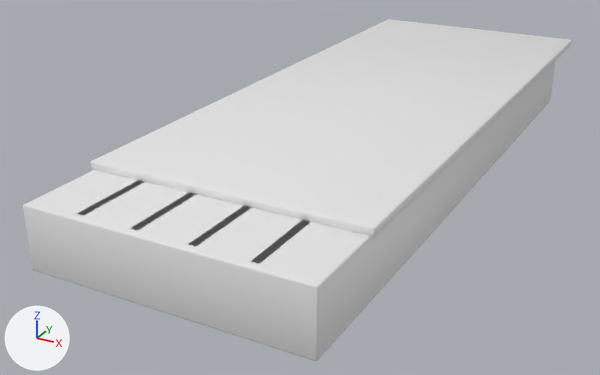
Before and after pictures for a commit that changed the glTF model assets/models/soviet/SM_CoreBox_1979.glb.
Both versions are drawn from a 50 mm camera at (0.529, -1.134, 0.509) aimed at (-0.078, -0.031, -0.042). The axes (+X, +Y, +Z) are drawn at lower left. The lights are the same throughout. The picture after the commit comes second. Where no turn or scale is listed for an object, it has been applied to the vertices.

Before the edit, the objects in view are built like this:
```python
mat_m_plywood = principled_material('M_Plywood')
mat_m_plywood.base_color = (0.8, 0.8, 0.8)  # white #e7e7e7
mat_m_wood_core = principled_material('M_Wood_Core')
mat_m_wood_core.base_color = (0.8, 0.8, 0.8)  # white #e7e7e7
me_lid_plywood_mesh = bpy.data.meshes.new('Lid_Plywood_Mesh')
me_lid_plywood_mesh.from_pydata(...)  # 56 vertices, 108 faces; spans x -0.205..0.205, y -0.375..0.615, z 0.089..0.101
me_lid_plywood_mesh.materials.append(mat_m_plywood)  # white #e7e7e7
me_sm_corebox_1979_mesh = bpy.data.meshes.new('SM_CoreBox_1979_Mesh')
me_sm_corebox_1979_mesh.from_pydata(...)  # 280 vertices, 540 faces; spans x -0.2..0.2, y -0.5..0.5, z 0.0..0.09
me_sm_corebox_1979_mesh.materials.append(mat_m_wood_core)  # white #e7e7e7
ob_lid_plywood = bpy.data.objects.new('Lid_Plywood', me_lid_plywood_mesh)
ob_lid_plywood.location = (0.0, 0.0, 0.0)
ob_sm_corebox_1979 = bpy.data.objects.new('SM_CoreBox_1979', me_sm_corebox_1979_mesh)
ob_sm_corebox_1979.location = (0.0, 0.0, 0.0)
```
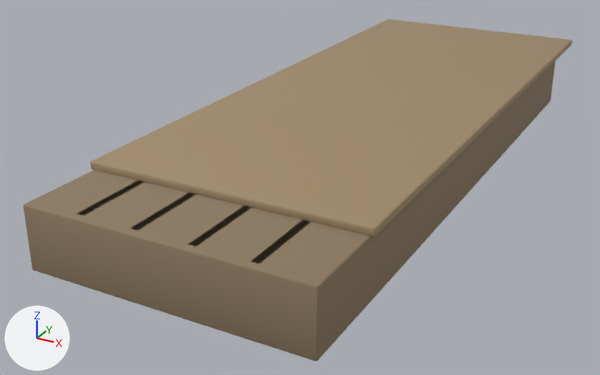
Boxes [x1, y1, x2, y2] around the edits, measured in the pictures (600 x 375 px):
```json
{"object": "Lid_Plywood", "change": "recoloured", "before": [90, 19, 572, 237], "after": [90, 19, 572, 237], "on screen": "white to beige"}
{"object": "SM_CoreBox_1979", "change": "recoloured", "before": [23, 62, 555, 361], "after": [23, 62, 555, 361], "on screen": "white to brown"}
```

The change, as JSON lines over the scene's bpy script:
```json
{"op": "set", "path": "mat_m_wood_core.base_color", "old": "(0.8, 0.8, 0.8)", "new": "(0.267, 0.198, 0.122)", "note": "white #e7e7e7 -> brown #8d7b62"}
{"op": "set", "path": "mat_m_plywood.base_color", "old": "(0.8, 0.8, 0.8)", "new": "(0.359, 0.259, 0.148)", "note": "white #e7e7e7 -> beige #a28b6b"}
```
